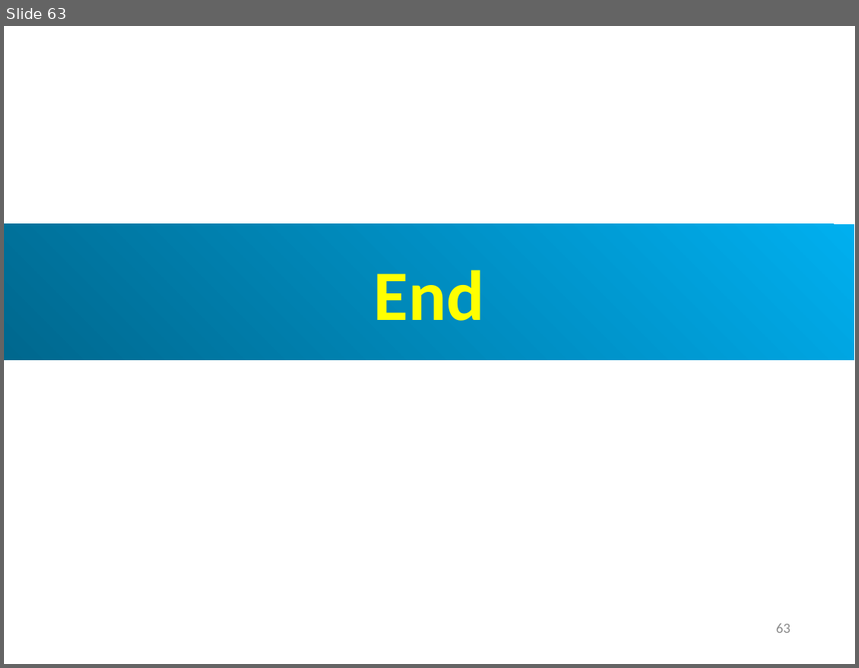
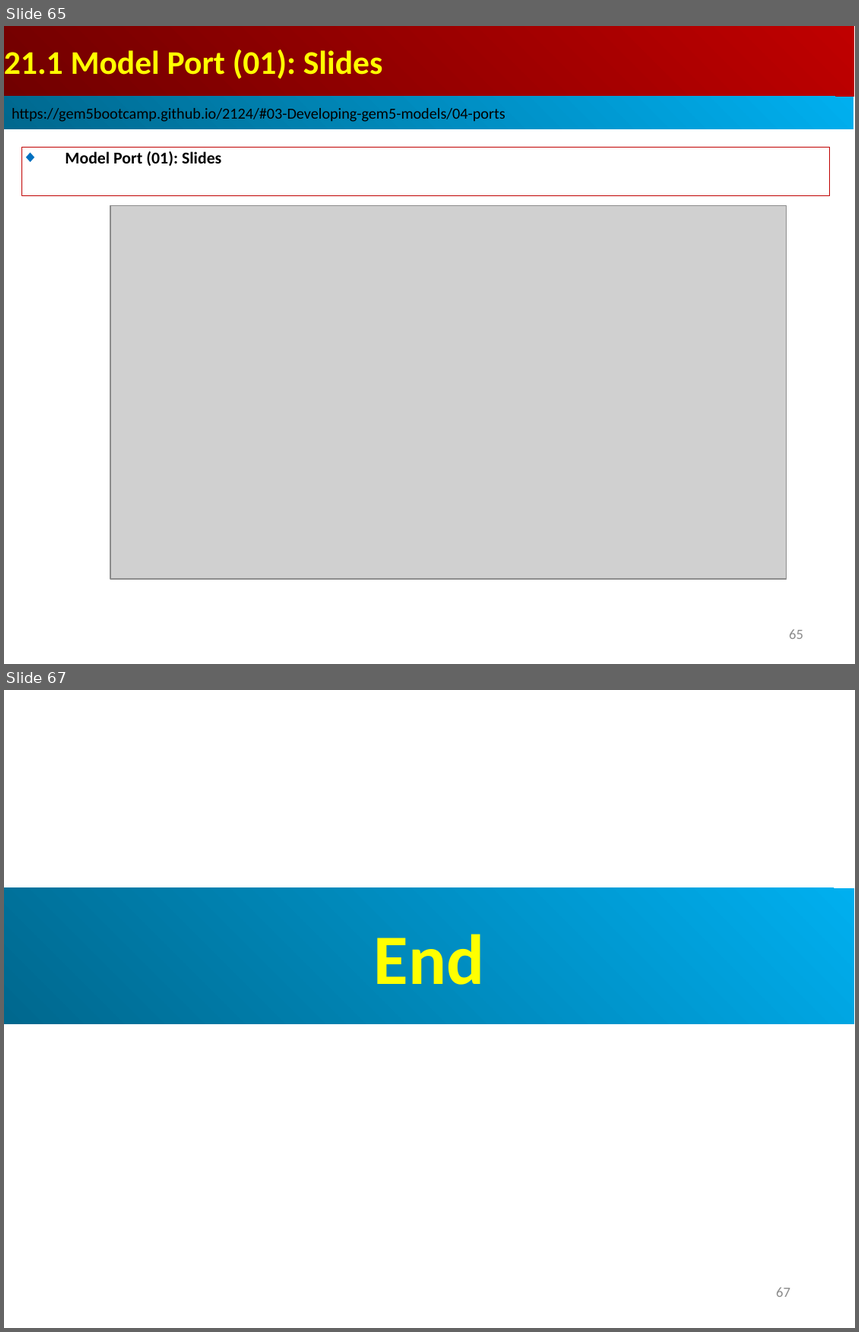
Before and after one commit to peterhchen/AIU_CS850_Gem5_McPAT, a slide deck: 050_Gem5/21.ModelPort01/002_Note/021.ModelPort01_Slide.ppt. Shown one above the other, each under a label of ours: slide 63 before the commit, slides 65 and 67 after it; the slides between them are not shown. The pictures are 859x668 and 859x1332 pixels, drawn with LibreOffice and Linux fonts; fonts in the diff are those of the drawing; grey boxes stand for pictures. Boxes give left, top, right and bottom in pixels: in the first picture for what was removed or moved away, otherwise in the second. Text is boxed around its words. In the diff, an @@ line names an element or a change of style, - is before the commit and + after.

```diff
--- a/050_Gem5/21.ModelPort01/002_Note/021.ModelPort01_Slide.ppt
+++ b/050_Gem5/21.ModelPort01/002_Note/021.ModelPort01_Slide.ppt
@@ slide 65 added at <box>4,26,855,664</box>, background #FFFFFF @@
@@ rectangle added at <box>4,26,854,97</box>, fill gradient #BF0000 to #710000, 28 pt, text #FFFF00, bold @@
+21.1 Model Port (01): Slides
@@ rectangle added at <box>4,97,854,130</box>, fill gradient #00AFEF to #00688E, 13 pt, text #000000 @@
+https://gem5bootcamp.github.io/2124/#03-Developing-gem5-models/04-ports
@@ rectangle added at <box>22,147,829,196</box>, outline #C00000 0.74 pt, 14 pt, text #000000, bold @@
+◆ Model Port (01): Slides
@@ picture added at <box>110,205,787,579</box> @@
@@ page number added at <box>789,629,804,639</box>, 12 pt, text #8B8B8B @@
+65
@@ what was slide 63 is now slide 67 @@
@@ page number at <box>776,1287,791,1297</box>: text changed @@
-63
+67
```
Also in this commit, not shown: 1 slide changed, 3 other slides added.
